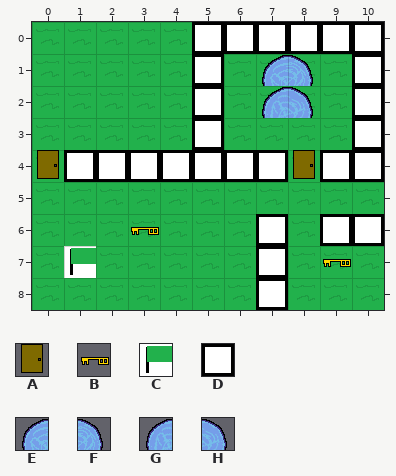
Tiled map, stored at android/assets/MapsObjects/Path1Level5.tmx. The picture above is the old version.
Cells are 32x32 px. Shown: x 0..10, y 0..8.
Key: from "DoorClosed": A 0; from "Key": B 0; from "Start": C 0; from "Wall": D 0; from "Warpgate": E 0, F 1, G 2, H 3.
_ is an empty cell.
Layers that did not change in this view are not listed.
Layer "Objects" before, first column x 0:
0 _____DDDDDD
1 _____D_EF_D
2 _____D_GH_D
3 _____D____D
4 ADDDDDDDADD
5 ___________
6 ___B___D_DD
7 _C_____D_B_
8 _______D___
The same view after the edit:
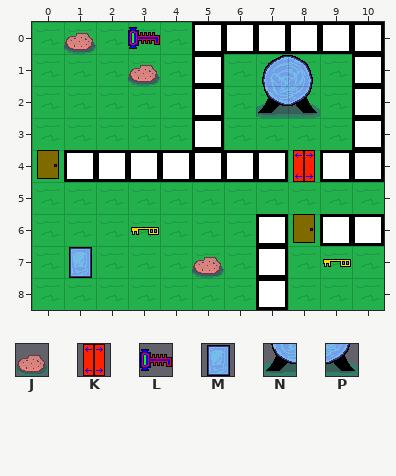
Further tiles: from "SmallRock": J 0; from "SpecialDoor": K 0; from "SpecialKey": L 0; from "StartWarpgate": M 0; from "Warpgate": N 6, P 7.
Difference:
Changed rows in their new state; . is an unchanged cell.
Layer "Objects":
first column x 1:
0 J.L.....
1 ..J.....
2 ......NP
4 .......K
6 .......A
7 M...J...
Pixel boxes of the changes (left, top, right, bottom) in both pictures:
added: (64, 33, 96, 54)
added: (128, 27, 160, 86)
changed: (256, 86, 320, 118)
changed: (293, 150, 315, 182)
added: (293, 214, 315, 243)
changed: (64, 246, 96, 278)
added: (192, 257, 224, 278)
